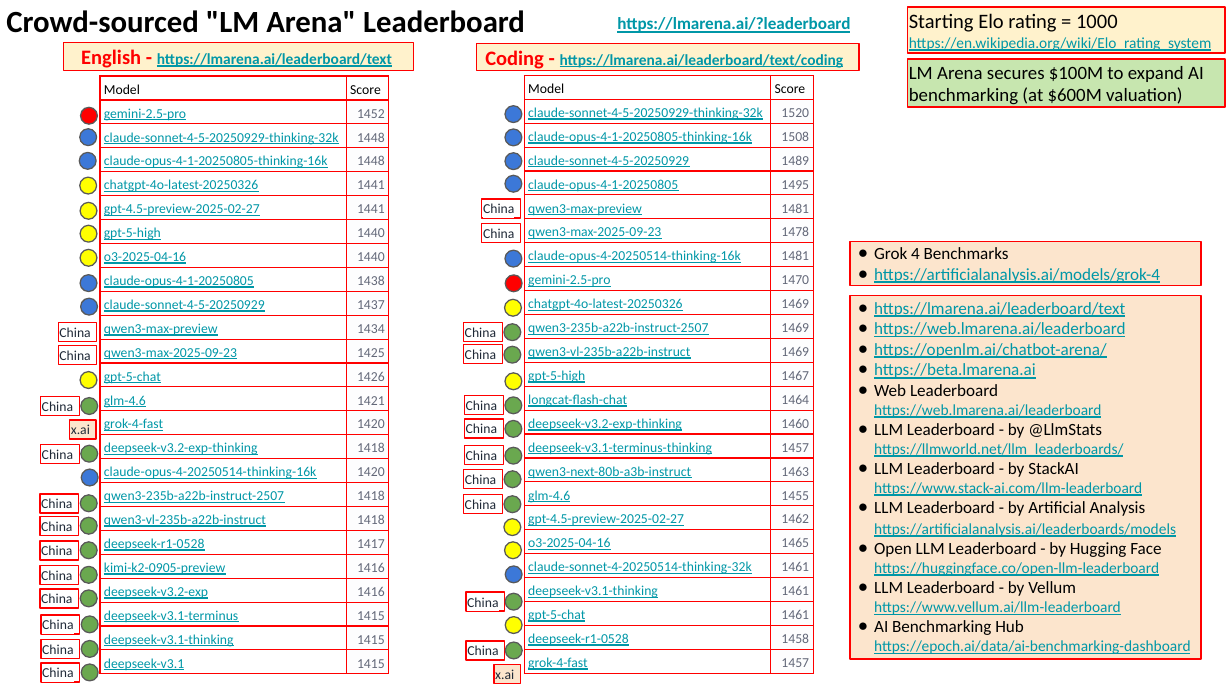
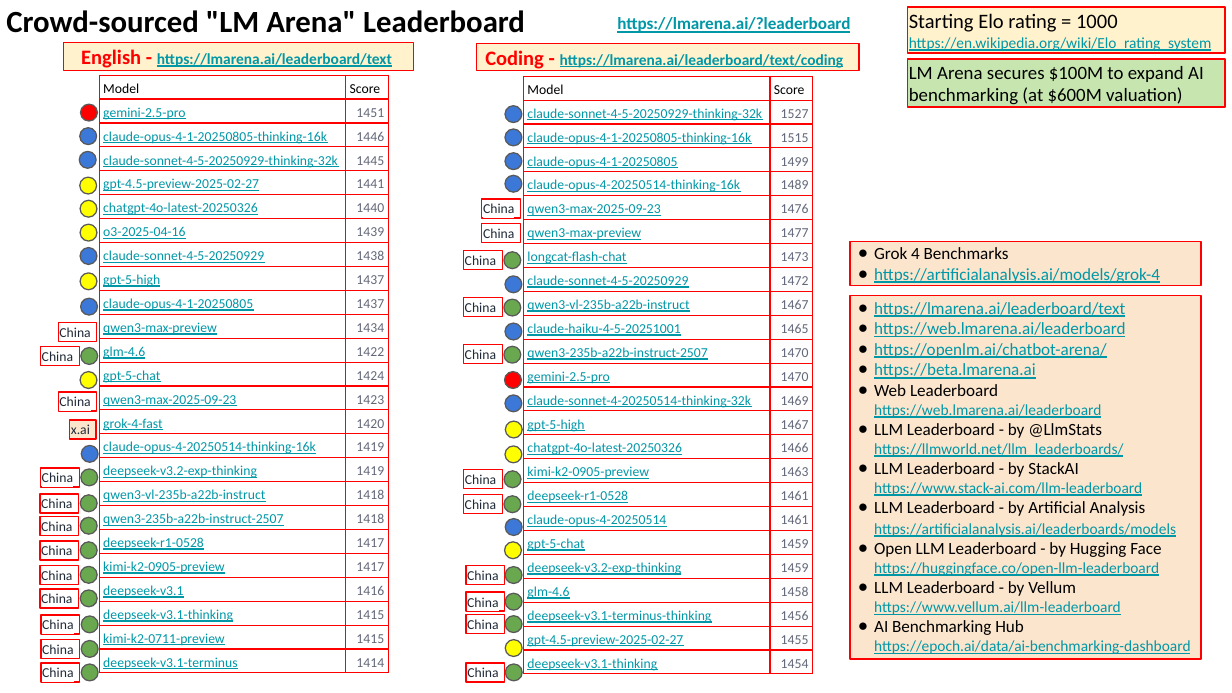
Before and after one commit to lselector/seminar, a slide deck: slide 2 of 2025/2025-10-17-AI-Updates.pptx. Drawn at 1232x693 pixels with LibreOffice and Linux fonts; fonts in the diff are those of the drawing. Boxes give left, top, right and bottom in pixels: in the first picture for what was removed or moved away, otherwise in the second. Text is boxed around its words. In the diff, an @@ line names an element or a change of style, - is before the commit and + after.

Commit message:
update

```diff
--- a/2025/2025-10-17-AI-Updates.pptx
+++ b/2025/2025-10-17-AI-Updates.pptx
@@ table at (x1=100, y1=75, x2=388, y2=674) @@
-row 2: gemini-2.5-pro | 1452
-row 3: claude-sonnet-4-5-20250929-thinking-32k | 1448
-row 4: claude-opus-4-1-20250805-thinking-16k | 1448
-row 5: chatgpt-4o-latest-20250326 | 1441
+row 2: gemini-2.5-pro | 1451
+row 3: claude-opus-4-1-20250805-thinking-16k | 1446
+row 4: claude-sonnet-4-5-20250929-thinking-32k | 1445
-row 7: gpt-5-high | 1440
-row 8: o3-2025-04-16 | 1440
-row 9: claude-opus-4-1-20250805 | 1438
-row 10: claude-sonnet-4-5-20250929 | 1437
+row 6: chatgpt-4o-latest-20250326 | 1440
+row 7: o3-2025-04-16 | 1439
+row 8: claude-sonnet-4-5-20250929 | 1438
+row 9: gpt-5-high | 1437
+row 10: claude-opus-4-1-20250805 | 1437
-row 12, column 1: qwen3-max-2025-09-23
+row 12, column 1: glm-4.6
-row 12, column 2: 1425
+row 12, column 2: 1422
-row 13, column 2: 1426
+row 13, column 2: 1424
-row 14, column 1: glm-4.6
+row 14, column 1: qwen3-max-2025-09-23
-row 14, column 2: 1421
+row 14, column 2: 1423
-row 16: deepseek-v3.2-exp-thinking | 1418
-row 17: claude-opus-4-20250514-thinking-16k | 1420
+row 16: claude-opus-4-20250514-thinking-16k | 1419
+row 17: deepseek-v3.2-exp-thinking | 1419
+row 18: qwen3-vl-235b-a22b-instruct | 1418
-row 19: qwen3-vl-235b-a22b-instruct | 1418
-row 21: kimi-k2-0905-preview | 1416
-row 22: deepseek-v3.2-exp | 1416
-row 23: deepseek-v3.1-terminus | 1415
+row 21: kimi-k2-0905-preview | 1417
+row 22: deepseek-v3.1 | 1416
-row 25: deepseek-v3.1 | 1415
+row 24: kimi-k2-0711-preview | 1415
+row 25: deepseek-v3.1-terminus | 1414
@@ fill none to #FFFFFF in 26 cells @@
@@ fill #FDFDFE to #FFFFFF in 24 cells @@
@@ table at (x1=524, y1=76, x2=812, y2=675) @@
-row 2: claude-sonnet-4-5-20250929-thinking-32k | 1520
-row 3: claude-opus-4-1-20250805-thinking-16k | 1508
-row 4: claude-sonnet-4-5-20250929 | 1489
-row 5: claude-opus-4-1-20250805 | 1495
-row 6: qwen3-max-preview | 1481
-row 7: qwen3-max-2025-09-23 | 1478
-row 8: claude-opus-4-20250514-thinking-16k | 1481
+row 2: claude-sonnet-4-5-20250929-thinking-32k | 1527
+row 3: claude-opus-4-1-20250805-thinking-16k | 1515
+row 4: claude-opus-4-1-20250805 | 1499
+row 5: claude-opus-4-20250514-thinking-16k | 1489
+row 6: qwen3-max-2025-09-23 | 1476
+row 7: qwen3-max-preview | 1477
+row 8: longcat-flash-chat | 1473
+row 9: claude-sonnet-4-5-20250929 | 1472
+row 10: qwen3-vl-235b-a22b-instruct | 1467
+row 11: claude-haiku-4-5-20251001 | 1465
+row 12: qwen3-235b-a22b-instruct-2507 | 1470
-row 10: chatgpt-4o-latest-20250326 | 1469
-row 11: qwen3-235b-a22b-instruct-2507 | 1469
-row 12: qwen3-vl-235b-a22b-instruct | 1469
+row 14: claude-sonnet-4-20250514-thinking-32k | 1469
-row 14: longcat-flash-chat | 1464
-row 15: deepseek-v3.2-exp-thinking | 1460
-row 16: deepseek-v3.1-terminus-thinking | 1457
-row 17: qwen3-next-80b-a3b-instruct | 1463
-row 18: glm-4.6 | 1455
-row 19: gpt-4.5-preview-2025-02-27 | 1462
-row 20: o3-2025-04-16 | 1465
-row 21: claude-sonnet-4-20250514-thinking-32k | 1461
-row 22: deepseek-v3.1-thinking | 1461
-row 23: gpt-5-chat | 1461
-row 24: deepseek-r1-0528 | 1458
-row 25: grok-4-fast | 1457
+row 16: chatgpt-4o-latest-20250326 | 1466
+row 17: kimi-k2-0905-preview | 1463
+row 18: deepseek-r1-0528 | 1461
+row 19: claude-opus-4-20250514 | 1461
+row 20: gpt-5-chat | 1459
+row 21: deepseek-v3.2-exp-thinking | 1459
+row 22: glm-4.6 | 1458
+row 23: deepseek-v3.1-terminus-thinking | 1456
+row 24: gpt-4.5-preview-2025-02-27 | 1455
+row 25: deepseek-v3.1-thinking | 1454
@@ 3 ellipses, 1 rectangle moved together from (x1=80, y1=275, x2=521, y2=487) to (x1=80, y1=248, x2=521, y2=463) @@
@@ rectangle "China" moved from (x1=464, y1=395, x2=504, y2=414) to (x1=463, y1=250, x2=503, y2=269) @@
@@ ellipse moved from (x1=505, y1=420, x2=522, y2=437) to (x1=504, y1=251, x2=521, y2=269) @@
@@ 4 ellipses, 1 rectangle moved together from (x1=41, y1=249, x2=522, y2=463) to (x1=41, y1=274, x2=522, y2=487) @@
@@ ellipse at (x1=505, y1=323, x2=522, y2=340): fill #FFFF00 to #3C78D8 @@
@@ rectangle "China" moved from (x1=58, y1=346, x2=96, y2=365) to (x1=41, y1=346, x2=79, y2=365) @@
@@ ellipse moved from (x1=81, y1=398, x2=99, y2=415) to (x1=81, y1=347, x2=99, y2=365) @@
@@ ellipse moved from (x1=505, y1=275, x2=522, y2=292) to (x1=505, y1=372, x2=522, y2=389) @@
@@ rectangle "China" moved from (x1=41, y1=397, x2=79, y2=415) to (x1=58, y1=392, x2=96, y2=410) @@
@@ ellipse at (x1=505, y1=395, x2=522, y2=413): fill #6AA84F to #3C78D8 @@
@@ ellipse moved from (x1=505, y1=373, x2=522, y2=391) to (x1=505, y1=421, x2=522, y2=439) @@
@@ ellipse moved from (x1=504, y1=519, x2=521, y2=536) to (x1=505, y1=446, x2=522, y2=463) @@
@@ ellipse moved from (x1=505, y1=565, x2=522, y2=583) to (x1=505, y1=519, x2=522, y2=536) @@
@@ rectangle "China" moved from (x1=464, y1=446, x2=504, y2=464) to (x1=466, y1=565, x2=504, y2=584) @@
@@ ellipse moved from (x1=505, y1=447, x2=522, y2=464) to (x1=505, y1=567, x2=522, y2=584) @@
@@ rectangle "China" moved from (x1=464, y1=419, x2=504, y2=437) to (x1=466, y1=615, x2=504, y2=633) @@
@@ ellipse added at (x1=505, y1=616, x2=522, y2=633), fill #6AA84F, outline #595959 0.75 pt @@
@@ rectangle removed at (x1=494, y1=664, x2=520, y2=683) @@
-x.ai
@@ 2 ellipses, 1 rectangle moved together from (x1=466, y1=617, x2=522, y2=659) to (x1=466, y1=639, x2=522, y2=681) @@
```
Also in this commit, not shown: 6 other slides changed.
